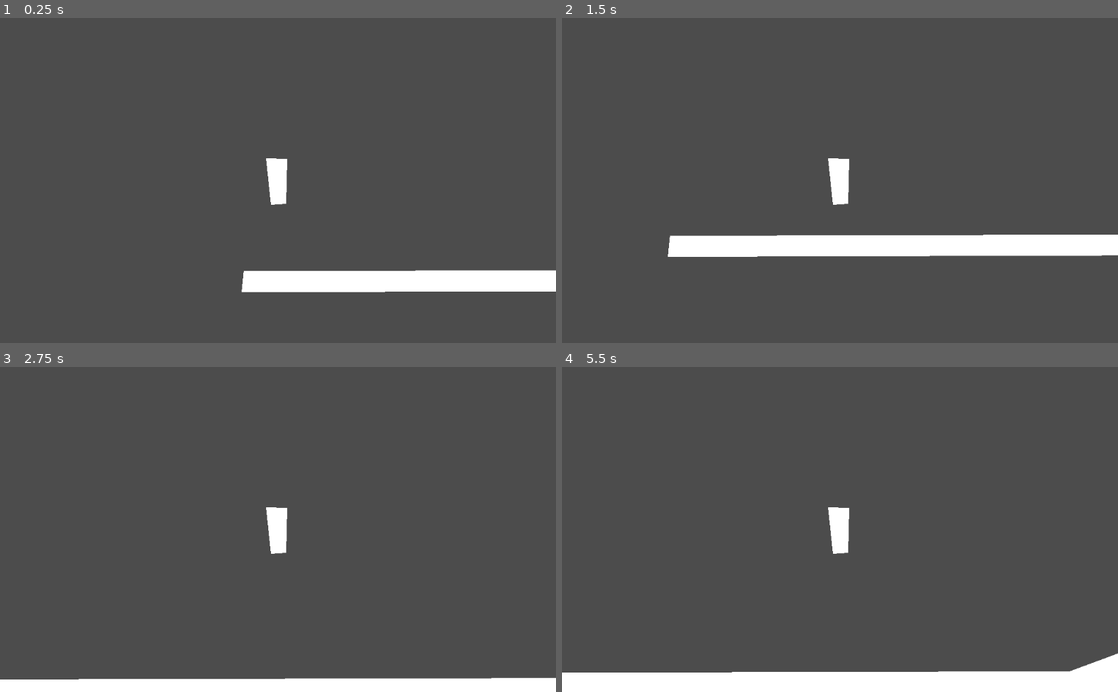
Above: before the commit, frames 1-4 (two rows, left to right).
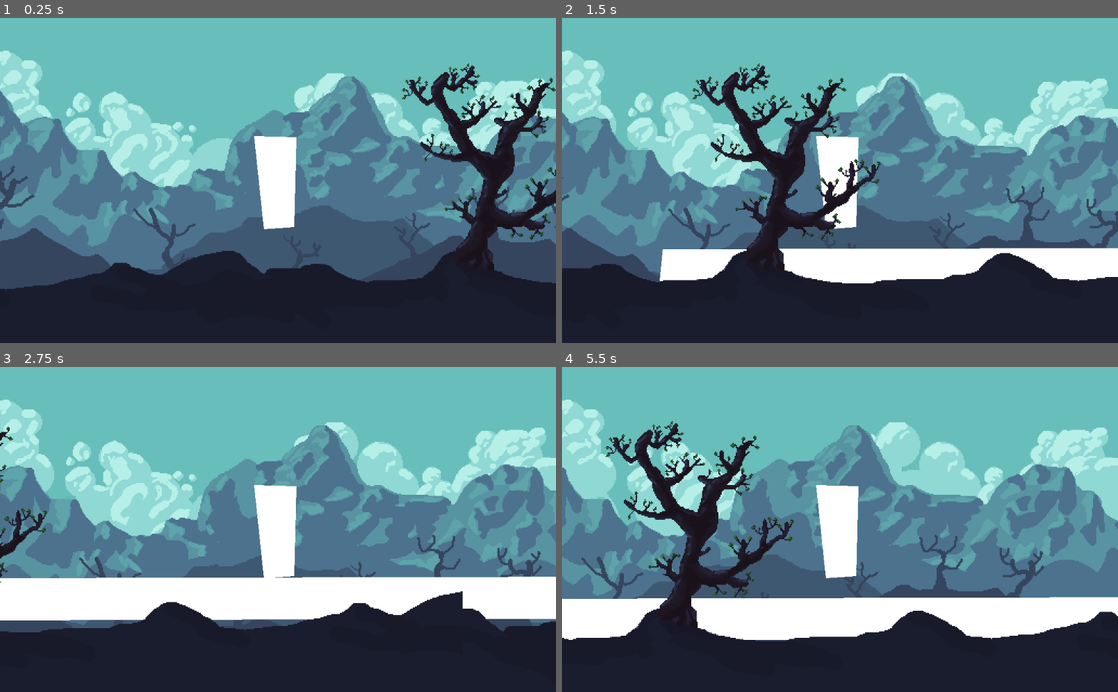
Above: after the commit, the same moments.

Repository: angad-k/Enchant
Game: Godot game, scene res://utility_scenes/test_scene.tscn
Two runs of this game, one before a commit and one after it. Both use one fixed random seed, a clock stepped at 60 frames per second and the inputs below. The project has no main scene, so this scene is started directly.
Inputs:
- Up to frame 1 (0.25 s): no input
- Up to frame 2 (1.5 s): hold Left (ui_left) from 1.28 s (still down)
- Up to frame 3 (2.75 s): release Left (ui_left) at 2.03 s
- Up to frame 4 (5.5 s): hold Left (ui_left) from 3.53 s (still down)

The runs differ from the first frame. In frame 1, 95% of the frame differs, in the area x 0-100%, y 0-100%; in frame 2, 96%; in frame 3, 98%; in frame 4, 98%.

Commit message:
parallax test

Diff:
--- a/utility_scenes/player.tscn
+++ b/utility_scenes/player.tscn
@@ -7,7 +7,7 @@
 height = 52.0
 
 [sub_resource type="CircleShape2D" id=2]
-radius = 177.102
+radius = 407.079
 
 [node name="Player" type="KinematicBody2D"]
 script = ExtResource( 1 )
--- a/utility_scenes/test_scene.tscn
+++ b/utility_scenes/test_scene.tscn
@@ -1,8 +1,13 @@
-[gd_scene load_steps=5 format=2]
+[gd_scene load_steps=10 format=2]
 
 [ext_resource path="res://utility_scenes/player.tscn" type="PackedScene" id=1]
+[ext_resource path="res://parallax/parallax-02.png" type="Texture" id=2]
 [ext_resource path="res://utility_scenes/world.gd" type="Script" id=3]
 [ext_resource path="res://set_scenes/test_set1.tscn" type="PackedScene" id=4]
+[ext_resource path="res://parallax/parallax-03.png" type="Texture" id=5]
+[ext_resource path="res://parallax/parallax-00.png" type="Texture" id=6]
+[ext_resource path="res://parallax/parallax-01.png" type="Texture" id=7]
+[ext_resource path="res://parallax/parallax-04.png" type="Texture" id=8]
 
 [sub_resource type="RectangleShape2D" id=1]
 extents = Vector2( 966.5, 18 )
@@ -10,10 +15,45 @@
 [node name="Node2D" type="Node2D"]
 script = ExtResource( 3 )
 
+[node name="ParallaxBackground" type="ParallaxBackground" parent="."]
+offset = Vector2( 0, -80 )
+transform = Transform2D( 1, 0, 0, 1, 0, -80 )
+
+[node name="ParallaxLayer" type="ParallaxLayer" parent="ParallaxBackground"]
+motion_scale = Vector2( 1, 0 )
+motion_mirroring = Vector2( 1440, 0 )
+
+[node name="Sprite" type="Sprite" parent="ParallaxBackground/ParallaxLayer"]
+texture = ExtResource( 6 )
+
+[node name="ParallaxLayer2" type="ParallaxLayer" parent="ParallaxBackground"]
+motion_scale = Vector2( 0, 0 )
+motion_mirroring = Vector2( 1440, 0 )
+
+[node name="Sprite" type="Sprite" parent="ParallaxBackground/ParallaxLayer2"]
+texture = ExtResource( 7 )
+
+[node name="ParallaxLayer3" type="ParallaxLayer" parent="ParallaxBackground"]
+motion_scale = Vector2( 0.1, 0 )
+motion_mirroring = Vector2( 1440, 0 )
+
+[node name="Sprite" type="Sprite" parent="ParallaxBackground/ParallaxLayer3"]
+texture = ExtResource( 2 )
+
+[node name="ParallaxLayer4" type="ParallaxLayer" parent="ParallaxBackground"]
+motion_scale = Vector2( 0.2, 0 )
+motion_mirroring = Vector2( 1440, 0 )
+
+[node name="Sprite" type="Sprite" parent="ParallaxBackground/ParallaxLayer4"]
+texture = ExtResource( 5 )
+
 [node name="Player" parent="." instance=ExtResource( 1 )]
+WALK_SPEED = 100
+JUMP_VALUE = 100.0
 
 [node name="Camera2D" type="Camera2D" parent="Player"]
 current = true
+zoom = Vector2( 0.5, 0.5 )
 
 [node name="StaticBody2D" type="StaticBody2D" parent="."]
 
@@ -43,3 +83,13 @@
 
 [node name="Node2D2" parent="." instance=ExtResource( 4 )]
 position = Vector2( 3116, -400 )
+
+[node name="ParallaxBackground2" type="ParallaxBackground" parent="."]
+layer = 1
+
+[node name="ParallaxLayer" type="ParallaxLayer" parent="ParallaxBackground2"]
+motion_scale = Vector2( 2, 0 )
+motion_mirroring = Vector2( 1440, 0 )
+
+[node name="Sprite" type="Sprite" parent="ParallaxBackground2/ParallaxLayer"]
+texture = ExtResource( 8 )
Binary file added: parallax/parallax-00.png
Not shown, added: parallax/parallax-00.png.import
Binary file added: parallax/parallax-01.png
Not shown, added: parallax/parallax-01.png.import
Binary file added: parallax/parallax-02.png
Not shown, added: parallax/parallax-02.png.import
Binary file added: parallax/parallax-03.png
Not shown, added: parallax/parallax-03.png.import
Binary file added: parallax/parallax-04.png
Not shown, added: parallax/parallax-04.png.import
